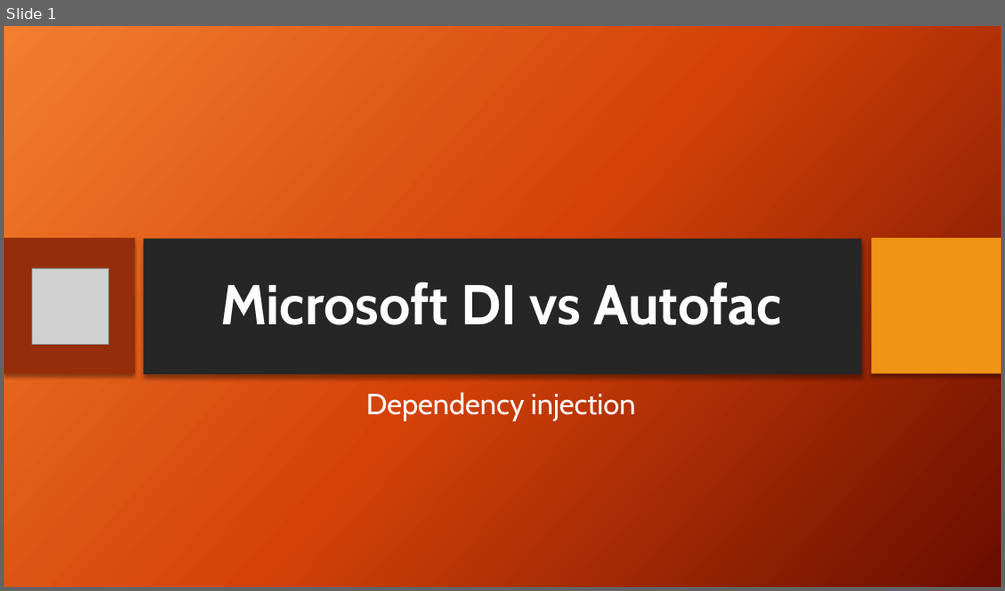
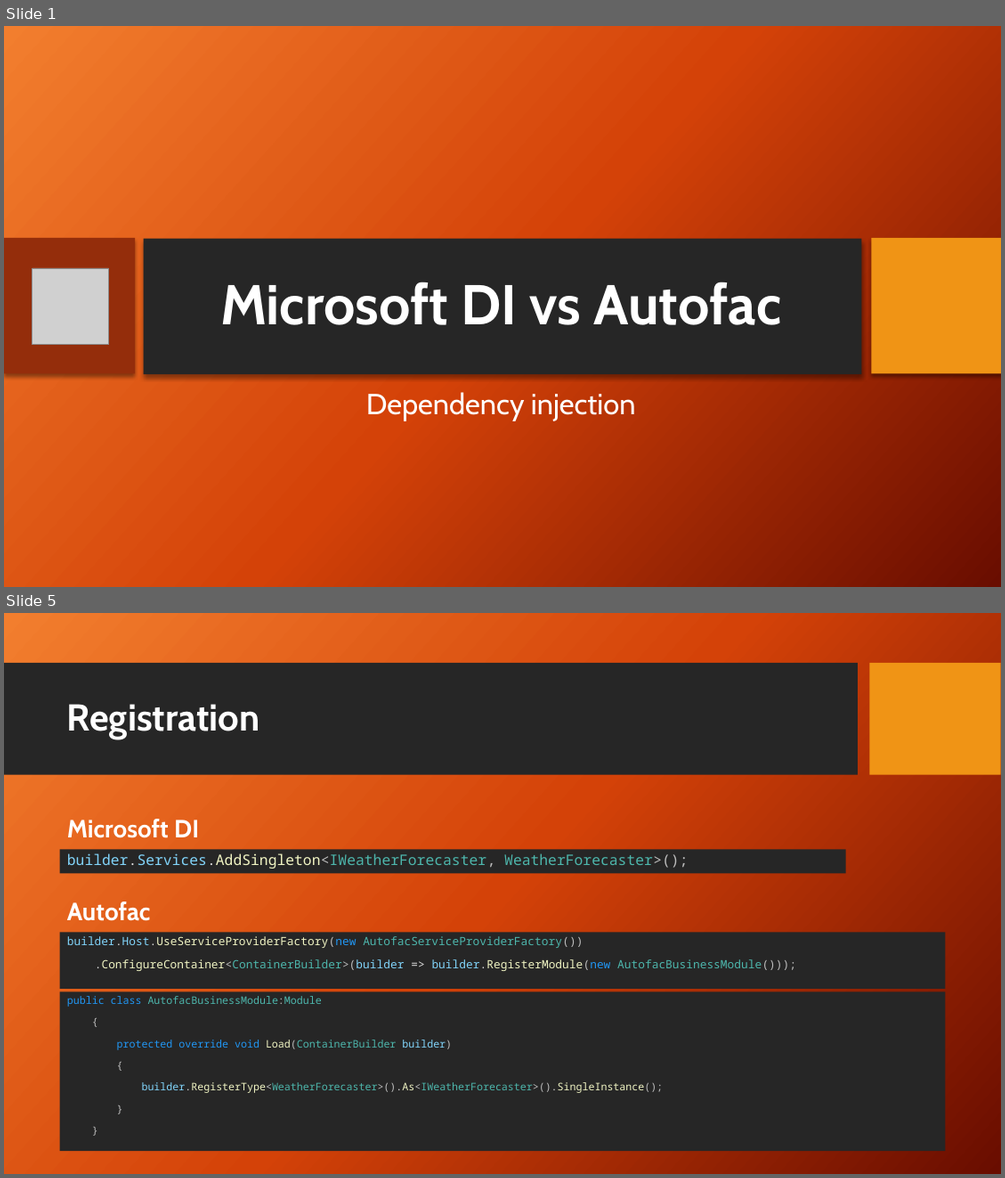
Before and after one commit to mohashan/MicrosoftDI_vs_Autofac, a slide deck: Microsoft DI vs Autofac.pptx. Shown one above the other, each under a label of ours: slide 1 before the commit, slides 1 and 5 after it; the slides between them are not shown. The pictures are 1005x591 and 1005x1178 pixels, drawn with LibreOffice and Linux fonts; fonts in the diff are those of the drawing; grey boxes stand for pictures; background and template pictures are left out. Boxes give left, top, right and bottom in pixels: in the first picture for what was removed or moved away, otherwise in the second. Text is boxed around its words. In the diff, an @@ line names an element or a change of style, - is before the commit and + after.

```diff
--- a/Microsoft DI vs Autofac.pptx
+++ b/Microsoft DI vs Autofac.pptx
@@ slide 5 added at bbox=[4, 613, 1001, 1174], background picture (left out) @@
@@ rectangle added at bbox=[4, 663, 858, 775], fill #262626 @@
@@ rectangle added at bbox=[870, 663, 1001, 775], fill #F09415 @@
@@ title added at bbox=[67, 704, 259, 739], 36 pt, text #FFFFFF, bold @@
+Registration
@@ text added at bbox=[67, 819, 199, 838], 24 pt, text #FFFFFF, bold @@
+Microsoft DI
@@ text added at bbox=[59, 850, 845, 873], fill #262626, 14 pt, text #4DB6AC @@
+builder.Services.AddSingleton<IWeatherForecaster, WeatherForecaster>();
@@ text added at bbox=[67, 901, 151, 921], 24 pt, text #FFFFFF, bold @@
+Autofac
@@ rectangle added at bbox=[59, 933, 946, 989], fill #262626, 11 pt, text #4DB6AC @@
+builder.Host.UseServiceProviderFactory(new AutofacServiceProviderFactory())
+.ConfigureContainer<ContainerBuilder>(builder => builder.RegisterModule(new AutofacBusinessModule()));
@@ text added at bbox=[59, 991, 946, 1151], fill #262626, 10 pt, text #4DB6AC @@
+public class AutofacBusinessModule:Module
+{
+protected override void Load(ContainerBuilder builder)
+{
+builder.RegisterType<WeatherForecaster>().As<IWeatherForecaster>().SingleInstance();
+}
+}
```
Also in this commit, not shown: 2 slides changed, 10 other slides added, 10 slides removed, 3 other files.
